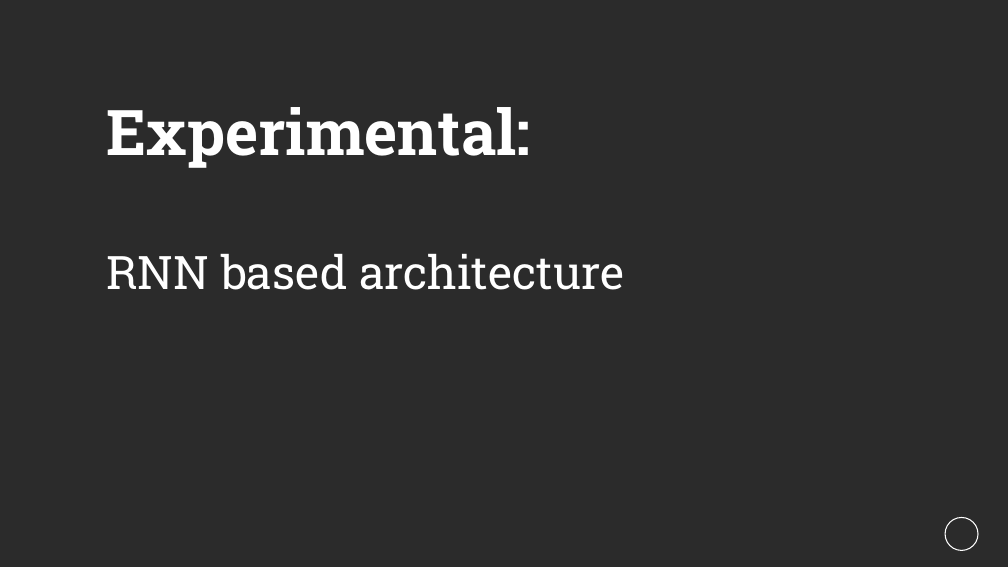
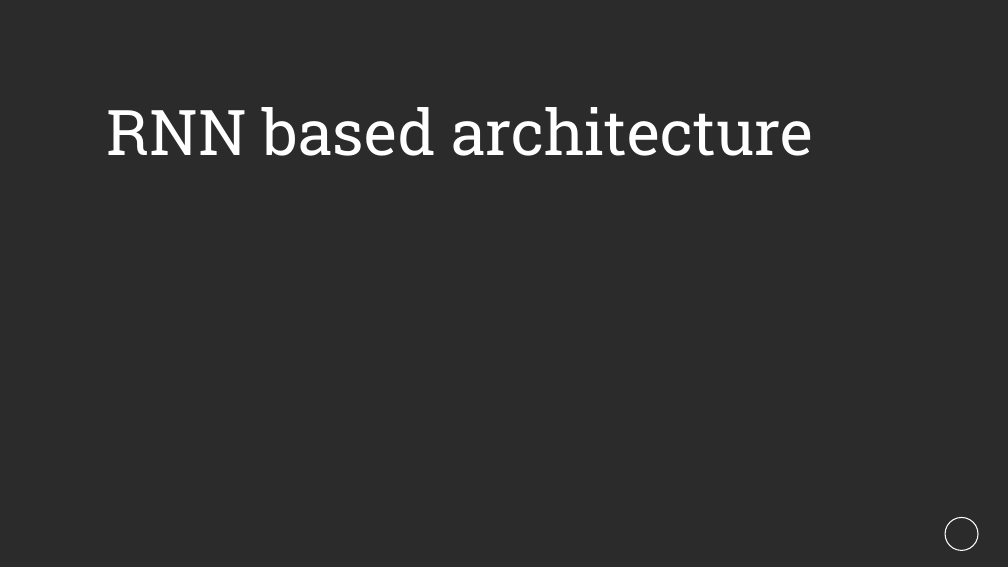
Before and after one commit to zulkarnaim618/Visibility-Learning, a slide deck: slide 2 of Presentation Slides/Visibility Learning - RNN.pptx. Drawn at 1008x567 pixels with LibreOffice and Linux fonts; fonts in the diff are those of the drawing; background and template pictures are left out; a plain dark background stands for a picture behind light text. Boxes give left, top, right and bottom in pixels: in the first picture for what was removed or moved away, otherwise in the second. Text is boxed around its words. In the diff, an @@ line names an element or a change of style, - is before the commit and + after.

Commit message:
added rnn experiment results

```diff
--- a/Presentation Slides/Visibility Learning - RNN.pptx
+++ b/Presentation Slides/Visibility Learning - RNN.pptx
@@ text "RNN based architecture" at [106, 107, 813, 156]: size 44 to 60 pt @@
@@ text at [106, 107, 530, 168]: paragraph removed @@
-Experimental:
```
Also in this commit, not shown: 3 other slides changed, 1 slide added, 3 other files.
